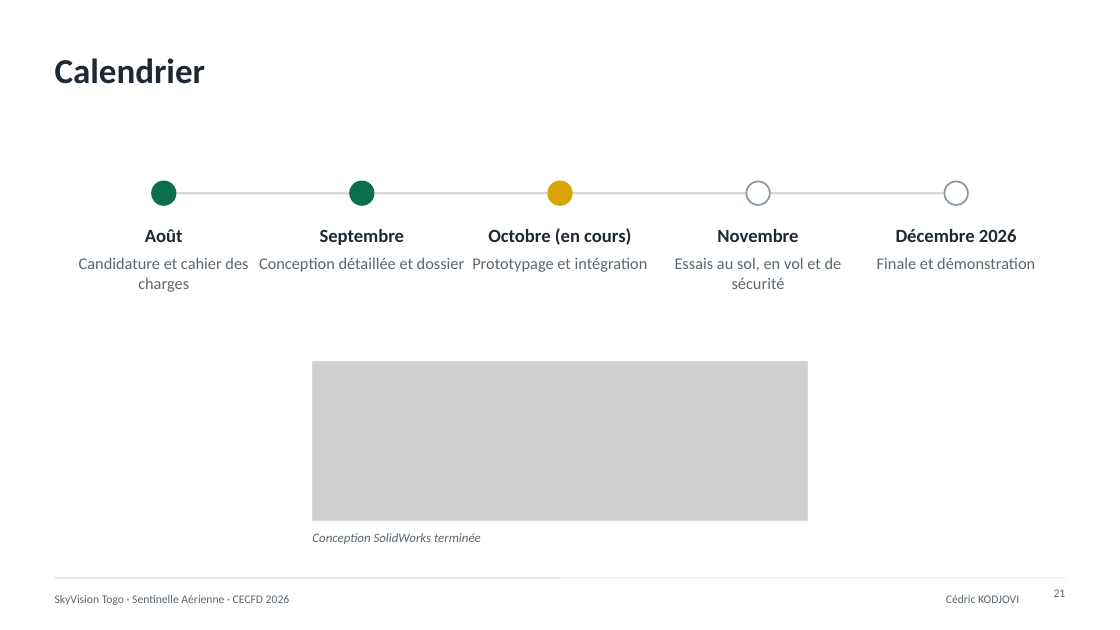
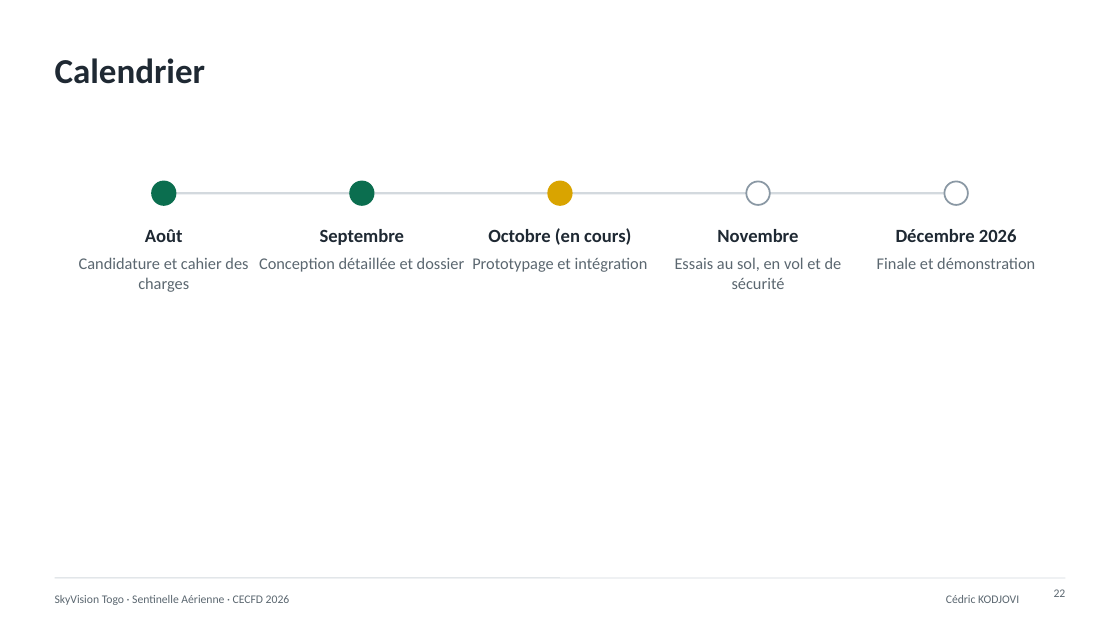
Before and after one commit to kainwangroger/video-sentinelle-aerienne, a slide deck: slide 22 of pitch/sentinelle_aerienne_presentation_complete.pptx (slide 21 before the commit). Drawn at 1120x630 pixels with LibreOffice and Linux fonts; fonts in the diff are those of the drawing; grey boxes stand for pictures. Boxes give left, top, right and bottom in pixels: in the first picture for what was removed or moved away, otherwise in the second. Text is boxed around its words. In the diff, an @@ line names an element or a change of style, - is before the commit and + after.

```diff
--- a/pitch/sentinelle_aerienne_presentation_complete.pptx
+++ b/pitch/sentinelle_aerienne_presentation_complete.pptx
@@ picture removed at (x1=313, y1=361, x2=807, y2=521) @@
@@ rectangle removed at (x1=313, y1=361, x2=807, y2=521) @@
@@ text removed at (x1=312, y1=533, x2=481, y2=544) @@
-Conception SolidWorks terminée
```
Also in this commit, not shown: 7 other slides changed, 1 slide added, 19 other files.
